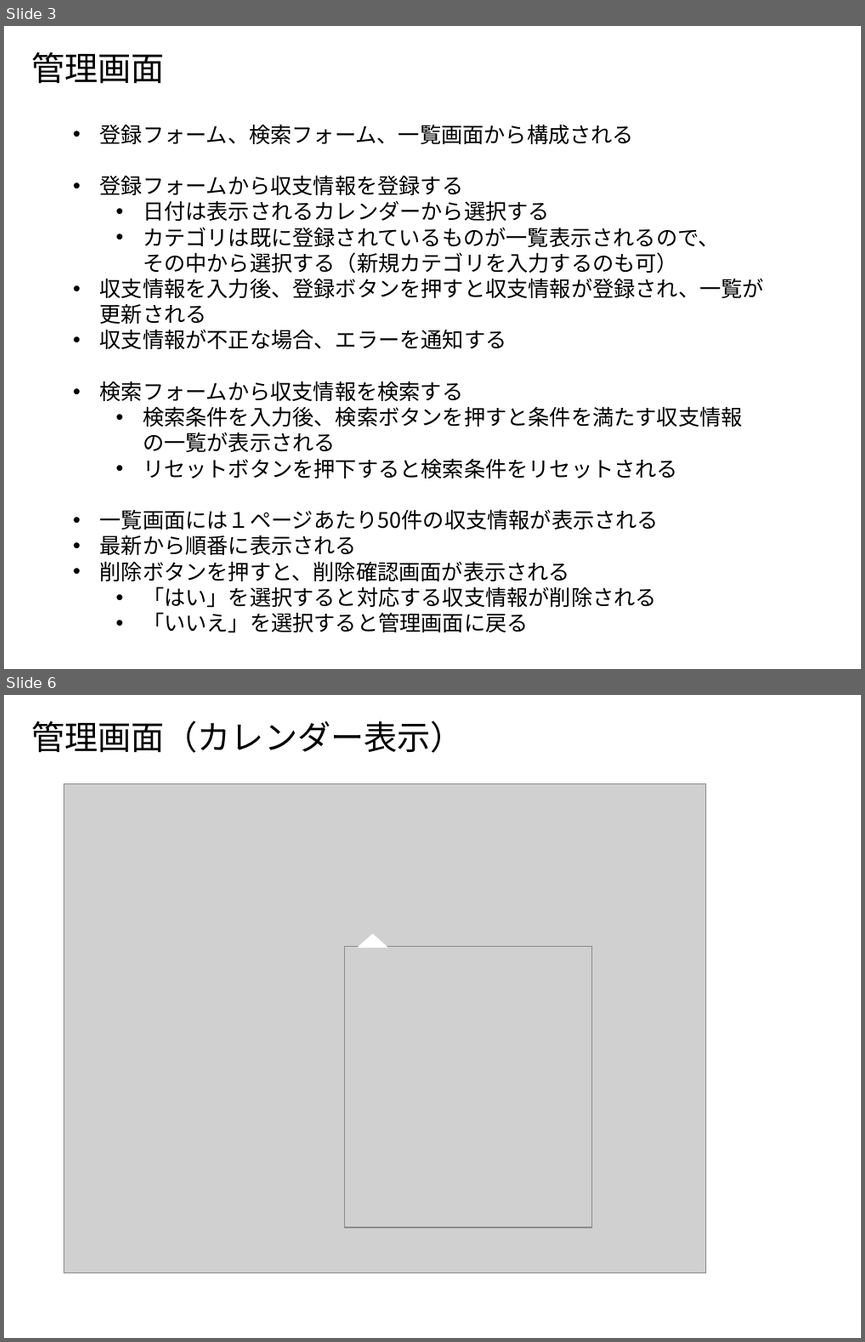
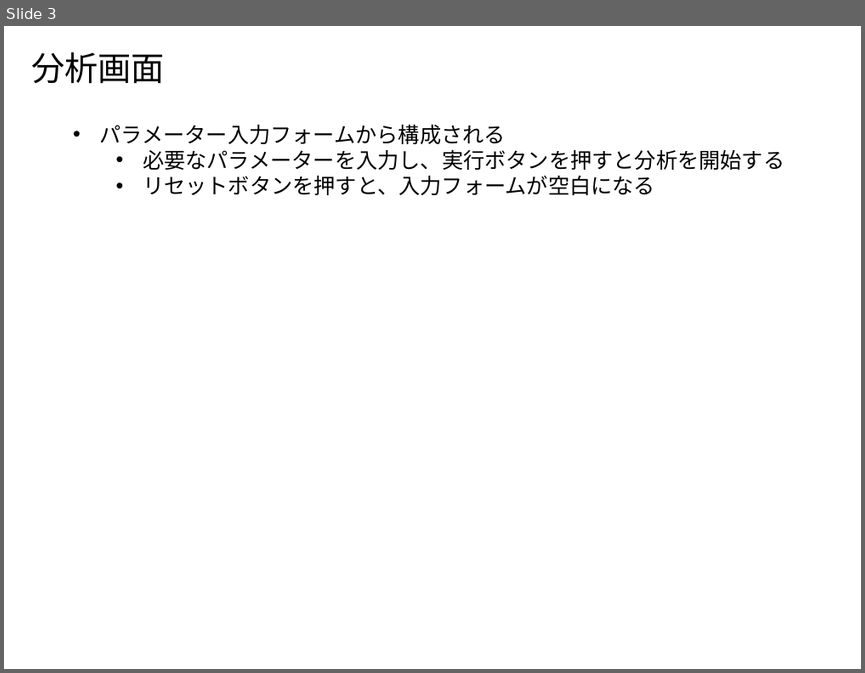
Before and after one commit to Leonis0813/chort, a slide deck: horse-race_estimator/bin/alterf.pptx. Shown one above the other, each under a label of ours: slides 3 and 6 before the commit, slide 3 after it; the slides between them are not shown. The pictures are 865x1342 and 865x673 pixels, drawn with LibreOffice and Linux fonts; fonts in the diff are those of the drawing; grey boxes stand for pictures. Boxes give left, top, right and bottom in pixels: in the first picture for what was removed or moved away, otherwise in the second. Text is boxed around its words. In the diff, an @@ line names an element or a change of style, - is before the commit and + after.

```diff
--- a/horse-race_estimator/bin/alterf.pptx
+++ b/horse-race_estimator/bin/alterf.pptx
@@ slide 6 removed at bbox=[4, 695, 861, 1338], background #FFFFFF @@
@@ text removed at bbox=[31, 721, 464, 753] @@
-管理画面（カレンダー表示）
@@ picture removed at bbox=[64, 784, 707, 1273] @@
@@ picture removed at bbox=[344, 946, 590, 1227] @@
@@ triangle removed at bbox=[358, 934, 387, 947] @@
@@ slide 3 changed as well @@
@@ text at bbox=[31, 52, 165, 83]: text changed @@
-管理画面
+分析画面
@@ text at bbox=[100, 124, 784, 195]: text changed @@
-• 登録フォーム、検索フォーム、一覧画面から構成される
-• 登録フォームから収支情報を登録する
-  • 日付は表示されるカレンダーから選択する
-  • カテゴリは既に登録されているものが一覧表示されるので、
-    その中から選択する（新規カテゴリを入力するのも可）
-• 収支情報を入力後、登録ボタンを押すと収支情報が登録され、一覧が
-  更新される
-• 収支情報が不正な場合、エラーを通知する
-• 検索フォームから収支情報を検索する
-  • 検索条件を入力後、検索ボタンを押すと条件を満たす収支情報
-    の一覧が表示される
-  • リセットボタンを押下すると検索条件をリセットされる
-• 一覧画面には１ページあたり50件の収支情報が表示される
-• 最新から順番に表示される
-• 削除ボタンを押すと、削除確認画面が表示される
-  • 「はい」を選択すると対応する収支情報が削除される
-  • 「いいえ」を選択すると管理画面に戻る
+• パラメーター入力フォームから構成される
+  • 必要なパラメーターを入力し、実行ボタンを押すと分析を開始する
+  • リセットボタンを押すと、入力フォームが空白になる
```
Also in this commit, not shown: 1 other slide changed, 2 slides added, 6 other slides removed, 1 other file.
